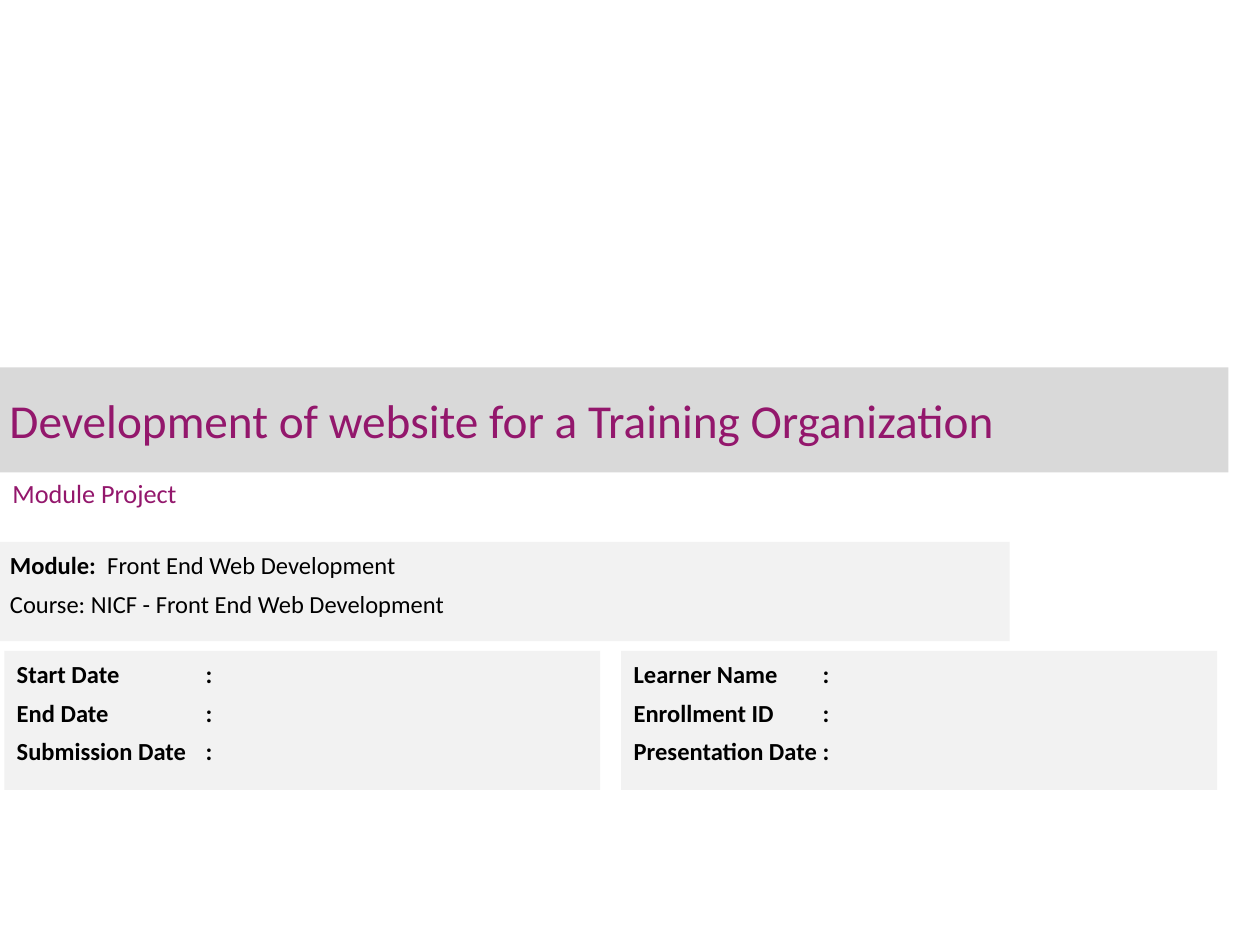
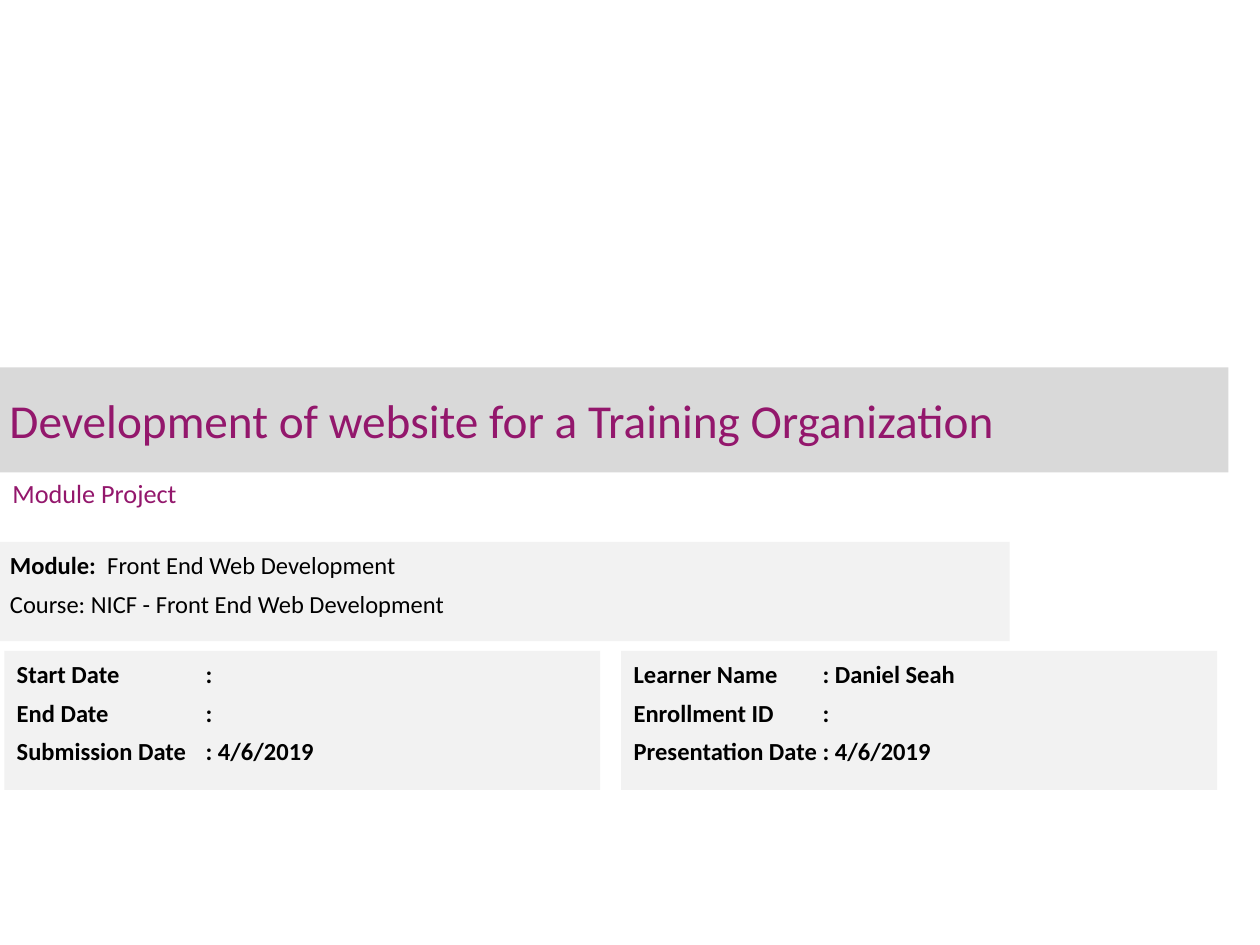
Before and after one commit to dseah11/Front-End-Dev, a slide deck: slide 1 of m2proj/Daniel_M2_Project_Presentation.pptx. Drawn at 1260x945 pixels with LibreOffice and Linux fonts; fonts in the diff are those of the drawing; background and template pictures are left out. Boxes give left, top, right and bottom in pixels: in the first picture for what was removed or moved away, otherwise in the second. Text is boxed around its words. In the diff, an @@ line names an element or a change of style, - is before the commit and + after.

```diff
--- a/m2proj/Daniel_M2_Project_Presentation.pptx
+++ b/m2proj/Daniel_M2_Project_Presentation.pptx
@@ text in rectangle at bbox=[634, 665, 955, 684]: text changed @@
-Learner Name :
+Learner Name : Daniel Seah
@@ text in rectangle at bbox=[17, 742, 314, 761]: text changed @@
-Submission Date :
+Submission Date : 4/6/2019
@@ text in rectangle at bbox=[634, 742, 931, 761]: text changed @@
-Presentation Date :
+Presentation Date : 4/6/2019
```
Also in this commit, not shown: 3 other slides changed, 12 other files.
